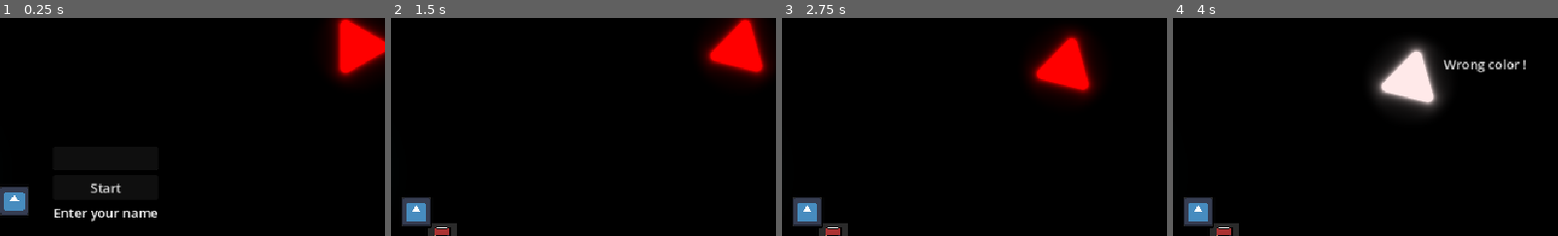
Above: before the commit, frames 1-4 (left to right).
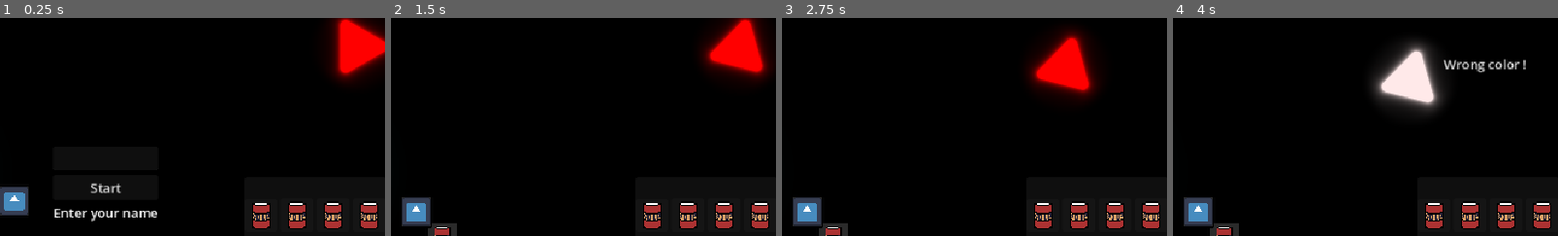
Above: after the commit, the same moments.

Repository: loco-choco/quantux-ui-experiment
Game: Godot game, scene res://scenes/main.tscn
Same seed, same stepped clock (60 frames per second), same inputs: the game is played once before the commit and once after it. The engine's default icon, where the game draws it, is replaced by a stand-in: a white triangle on a blue panel in a dark square.
Inputs (mouse positions are % of the whole screen's width and height, from its top left):
- Up to frame 1 (0.25 s): no input
- Up to frame 2 (1.5 s): click (50, 44) at 0.52 s; type "Alex" at 0.6 s; click "Start" at 1.25 s
- Up to frame 3 (2.75 s): tap E (pickup_item) at 2, 2.1 s; move the mouse to (73, 45) at 2.02 s; click (73, 45) at 2.17 s
- Up to frame 4 (4 s): tap E (pickup_item) at 2.75, 3.5 s; move the mouse to (30, 55) at 2.77 s; tap Left (player_move_x_neg) at 2.85 s; click (30, 55) at 2.92 s; move the mouse to (60, 28) at 3.52 s; tap Right (player_move_x_pos) at 3.6 s; click (60, 28) at 3.67 s
The pictures show only the part of the screen within x 37-87%, y 12-62%; the shares and areas given below are measured in that part.

The runs differ from the first frame. In frame 1, 1.6% of the frame differs, in the area x 65-98%, y 84-97%; in frame 2, 1.6%; in frame 3, 1.6%; in frame 4, 1.6%.

Commit message:
added to main to test and added selection logic

Diff:
--- a/scenes/inventory/quick_inventory/radial_inventory.tscn
+++ b/scenes/inventory/quick_inventory/radial_inventory.tscn
@@ -13,6 +13,7 @@
 grow_vertical = 2
 size_flags_horizontal = 4
 script = ExtResource("1_8b5nj")
+radial_inv_entry = ExtResource("1_fx4eu")
 
 [node name="Entries" type="HBoxContainer" parent="."]
 unique_name_in_owner = true
@@ -20,3 +21,12 @@
 
 [node name="RadialInventoryEntry" parent="Entries" instance=ExtResource("1_fx4eu")]
 layout_mode = 2
+
+[node name="RadialInventoryEntry2" parent="Entries" instance=ExtResource("1_fx4eu")]
+layout_mode = 2
+
+[node name="RadialInventoryEntry3" parent="Entries" instance=ExtResource("1_fx4eu")]
+layout_mode = 2
+
+[node name="RadialInventoryEntry4" parent="Entries" instance=ExtResource("1_fx4eu")]
+layout_mode = 2
--- a/scenes/main.tscn
+++ b/scenes/main.tscn
@@ -6,6 +6,7 @@
 [ext_resource type="Script" uid="uid://d0b7g03iss0pa" path="res://scripts/ui/hud.gd" id="3_1bvp3"]
 [ext_resource type="PackedScene" uid="uid://btu4ox8a5nhsk" path="res://scenes/inventory/inventory.tscn" id="4_lquwl"]
 [ext_resource type="PackedScene" uid="uid://bnq00287k1il2" path="res://scenes/enemy.tscn" id="6_7mycd"]
+[ext_resource type="PackedScene" uid="uid://bexv6mdsuct4j" path="res://scenes/inventory/quick_inventory/radial_inventory.tscn" id="6_choun"]
 [ext_resource type="Resource" uid="uid://bca71tkqojqgs" path="res://resources/items/soup.tres" id="7_tipki"]
 [ext_resource type="PackedScene" uid="uid://c45awuou43skt" path="res://scenes/bullet.tscn" id="8_5vw27"]
 [ext_resource type="Resource" uid="uid://8aawt0t5r1vh" path="res://resources/items/shield.tres" id="8_85g3d"]
@@ -38,6 +39,12 @@
 anchors_preset = 0
 offset_right = 40.0
 offset_bottom = 40.0
+
+[node name="RadialInventory" parent="HUD" instance=ExtResource("6_choun")]
+offset_left = 652.0
+offset_top = 261.0
+offset_right = -133.0
+offset_bottom = -186.0
 
 [node name="Item" parent="." instance=ExtResource("2_0xm2m")]
 position = Vector2(367, 290)
--- a/scripts/ui/inventory/radial_inventory/radial_inventory.gd
+++ b/scripts/ui/inventory/radial_inventory/radial_inventory.gd
@@ -1,10 +1,24 @@
 class_name RadialInventory extends PanelContainer
+
+signal menu_closed()
 
 @export var radial_inv_entry : PackedScene
 
 @onready var entries : Container = $%Entries
 
+func _process(_delta: float) -> void:
+	var selection_vec: Vector2 = (get_local_mouse_position() - size/2 ).normalized()
+	if selection_vec.is_zero_approx():
+		return
+	var selection: int = floori(rad_to_deg(selection_vec.angle() + PI) / 360 \
+						 * entries.get_child_count()) % entries.get_child_count()
+	if Input.is_action_just_pressed("item_use"):
+		print("Selected: ", selection)
+		menu_closed.emit()
 
+func update_radial_inventory(items: Array[InventoryItem]) -> void:
+	clean_entries()
+	create_entries(items)
 
 func clean_entries() -> void:
 	for c in entries.get_children():
Not shown: 1 places in scenes/main.tscn that only renumber resources
